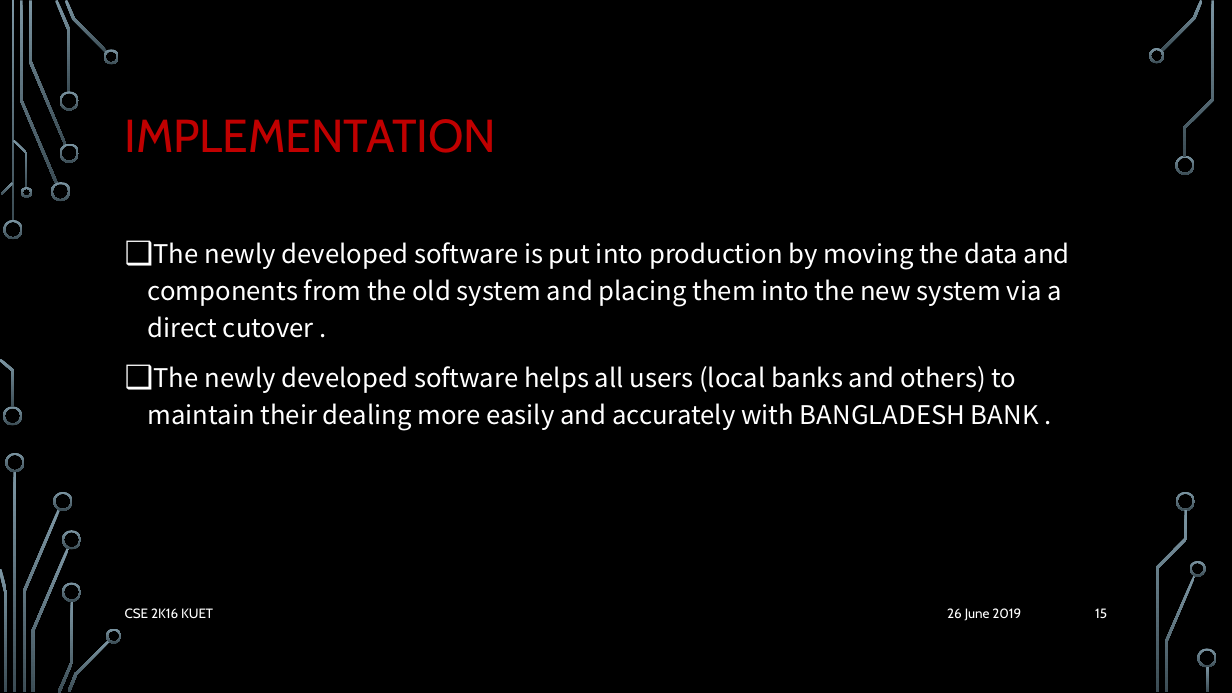
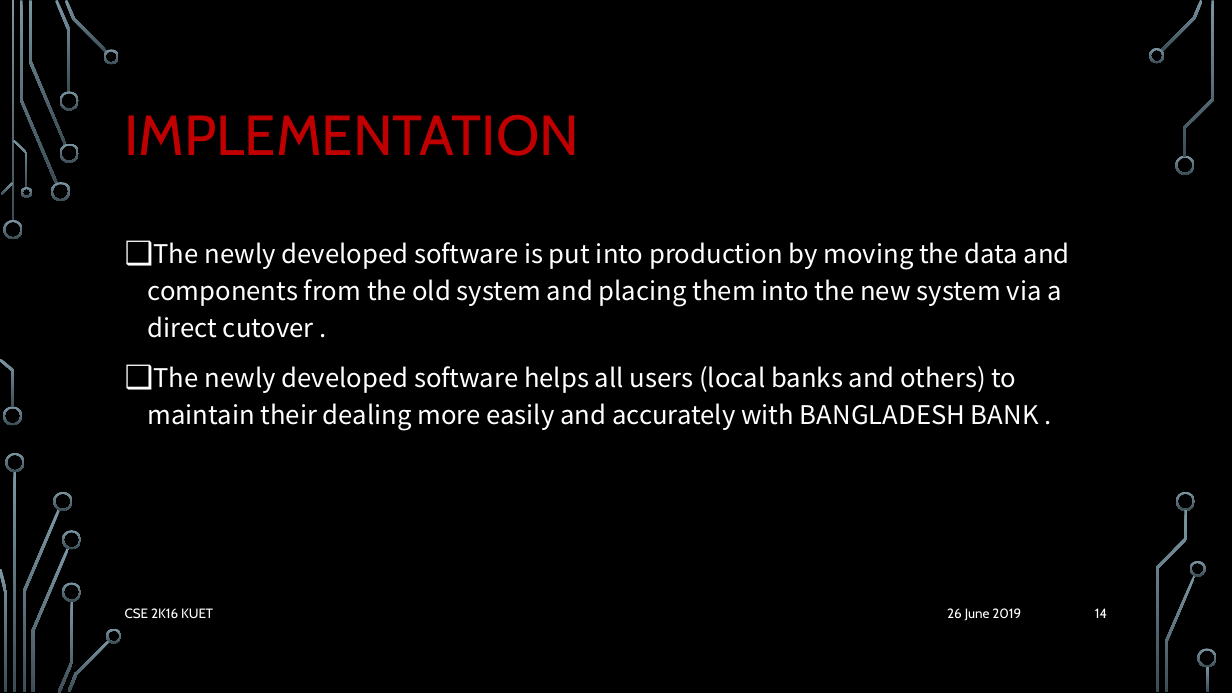
Before and after one commit to delowarsikder/PresentaionSlide, a slide deck: slide 14 of System-Development-Life-Cycle final.pptx (slide 15 before the commit). Drawn at 1232x693 pixels with LibreOffice and Linux fonts; fonts in the diff are those of the drawing; background and template pictures are left out. Boxes give left, top, right and bottom in pixels: in the first picture for what was removed or moved away, otherwise in the second. Text is boxed around its words. In the diff, an @@ line names an element or a change of style, - is before the commit and + after.

```diff
--- a/System-Development-Life-Cycle final.pptx
+++ b/System-Development-Life-Cycle final.pptx
@@ title "IMPLEMENTATION" at [125, 114, 580, 156]: size 36 to 44 pt @@
@@ page number at [1095, 608, 1107, 618]: text changed @@
-15
+14
```
Also in this commit, not shown: 5 other slides changed.
